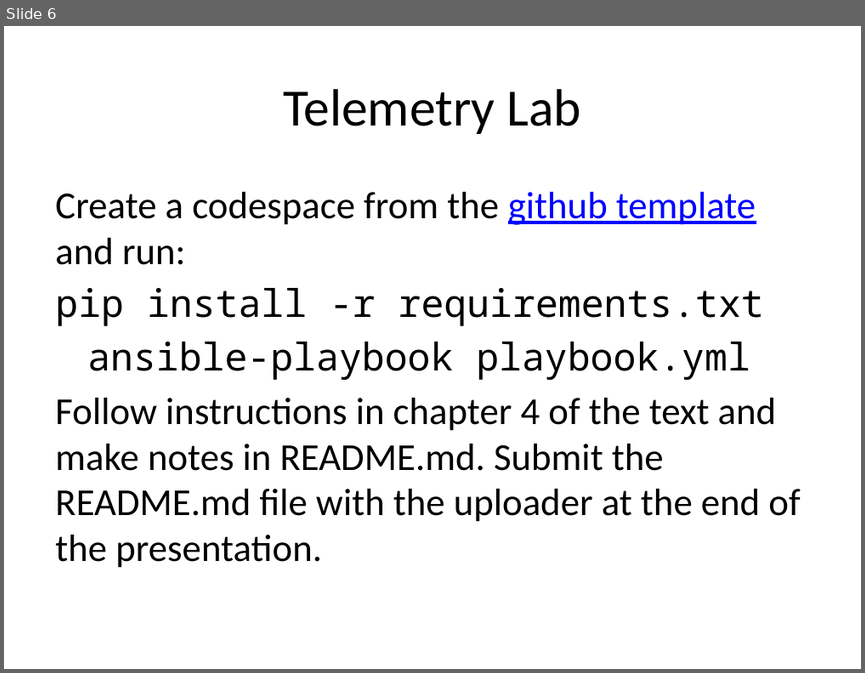
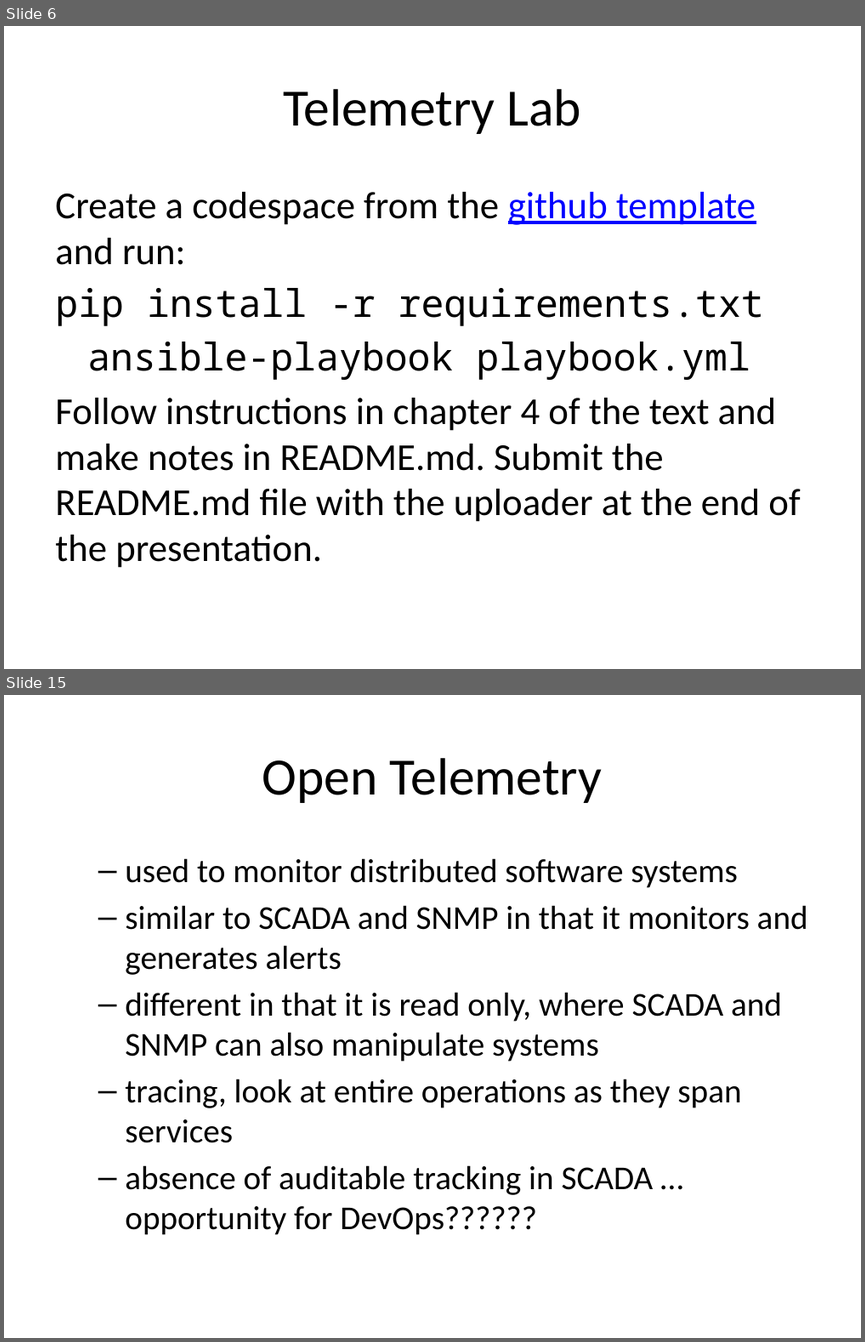
Before and after one commit to rhildred/INFO8985, a slide deck: telemetry/slides.pptx. Shown one above the other, each under a label of ours: slide 6 before the commit, slides 6 and 15 after it; the slides between them are not shown. The pictures are 865x673 and 865x1342 pixels, drawn with LibreOffice and Linux fonts; fonts in the diff are those of the drawing. Boxes give left, top, right and bottom in pixels: in the first picture for what was removed or moved away, otherwise in the second. Text is boxed around its words. In the diff, an @@ line names an element or a change of style, - is before the commit and + after.

```diff
--- a/telemetry/slides.pptx
+++ b/telemetry/slides.pptx
@@ slide 15 added at (4, 695, 861, 1338), background #FFFFFF @@
@@ title added at (262, 758, 602, 803), 44 pt, text #000000 @@
+Open Telemetry
@@ text added at (125, 858, 808, 1235), 28 pt, text #000000 @@
+  – used to monitor distributed software systems
+  – similar to SCADA and SNMP in that it monitors and generates alerts
+  – different in that it is read only, where SCADA and SNMP can also manipulate systems
+  – tracing, look at entire operations as they span services
+  – absence of auditable tracking in SCADA … opportunity for DevOps??????
```
Also in this commit, not shown: 13 other slides added, 17 other files.
